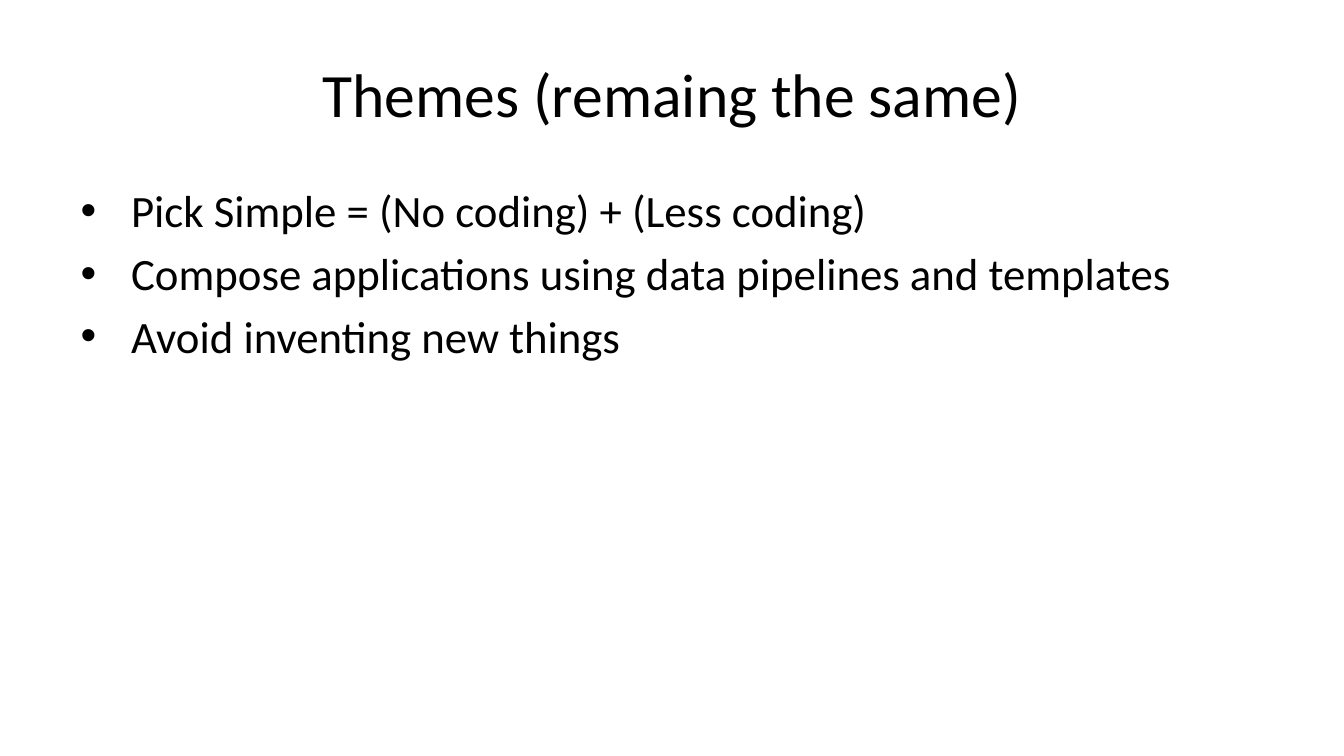
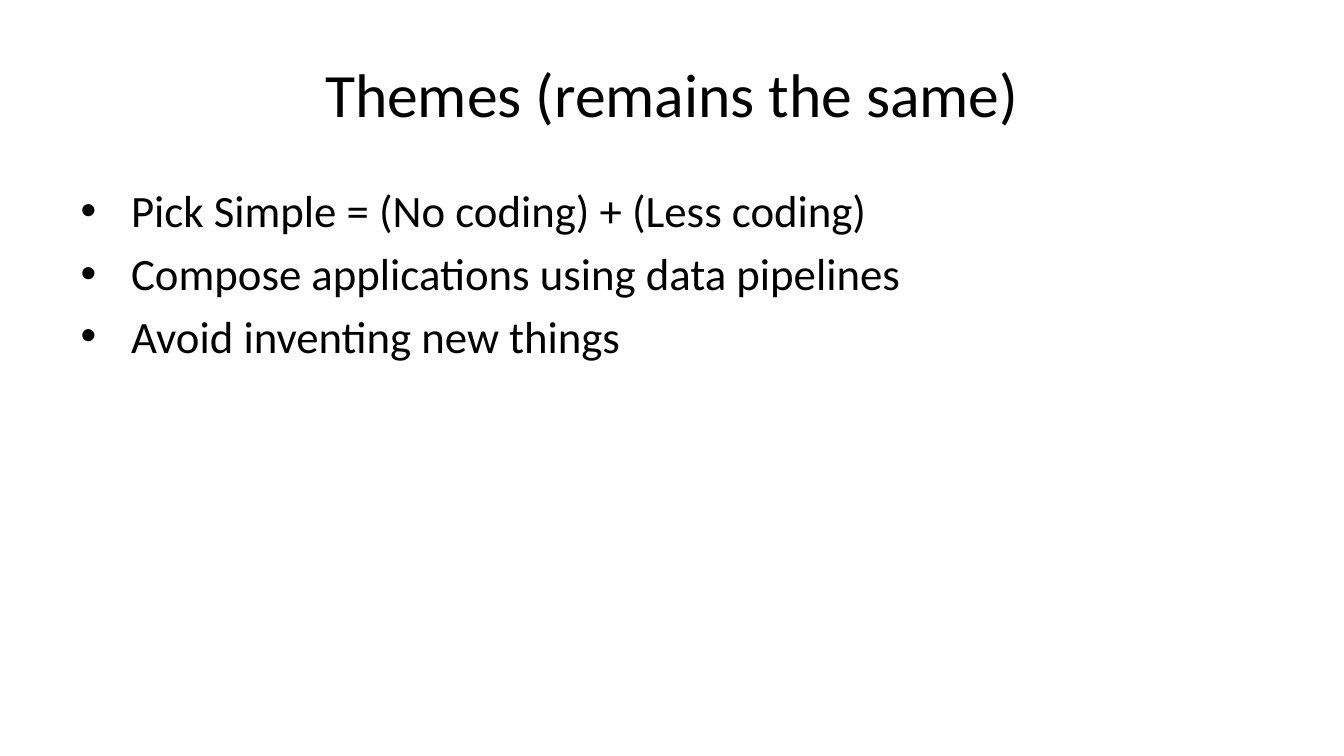
Before and after one commit to caltechlibrary/newt, a slide deck: slide 8 of presentation3/newt-p3.pptx (slide 9 before the commit). Drawn at 1344x756 pixels with LibreOffice and Linux fonts; fonts in the diff are those of the drawing. Boxes give left, top, right and bottom in pixels: in the first picture for what was removed or moved away, otherwise in the second. Text is boxed around its words. In the diff, an @@ line names an element or a change of style, - is before the commit and + after.

```diff
--- a/presentation3/newt-p3.pptx
+++ b/presentation3/newt-p3.pptx
@@ title at box(325, 72, 1018, 126): text changed @@
-Themes (remaing the same)
+Themes (remains the same)
@@ text at box(131, 259, 899, 298): text changed @@
-• Compose applications using data pipelines and templates
+• Compose applications using data pipelines
```
Also in this commit, not shown: 16 other slides changed, 3 slides added, 3 slides removed, 21 other files.
